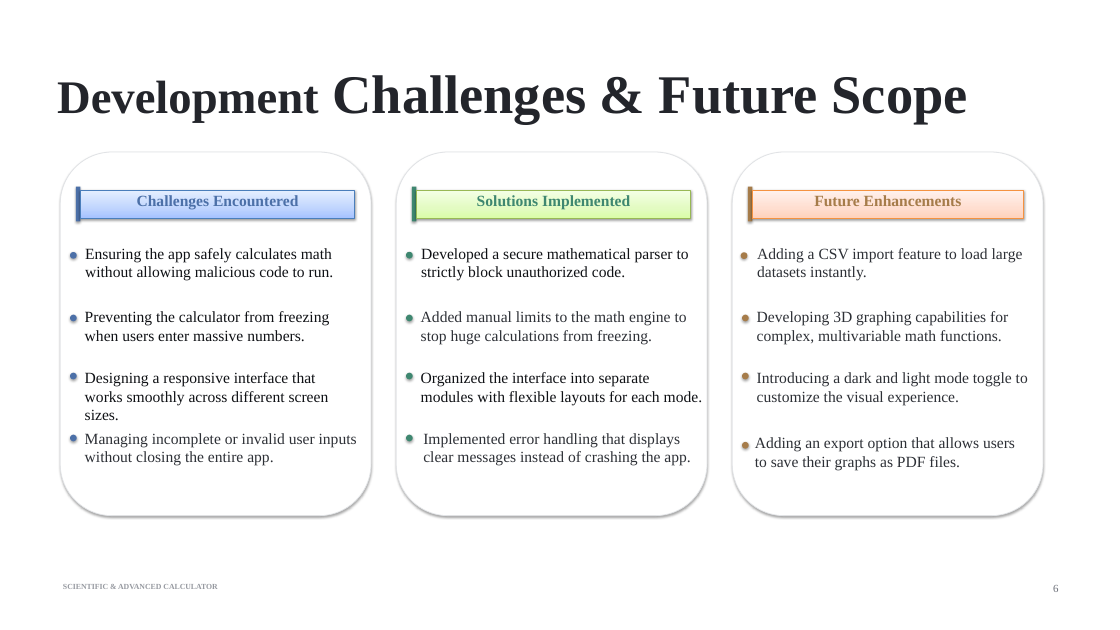
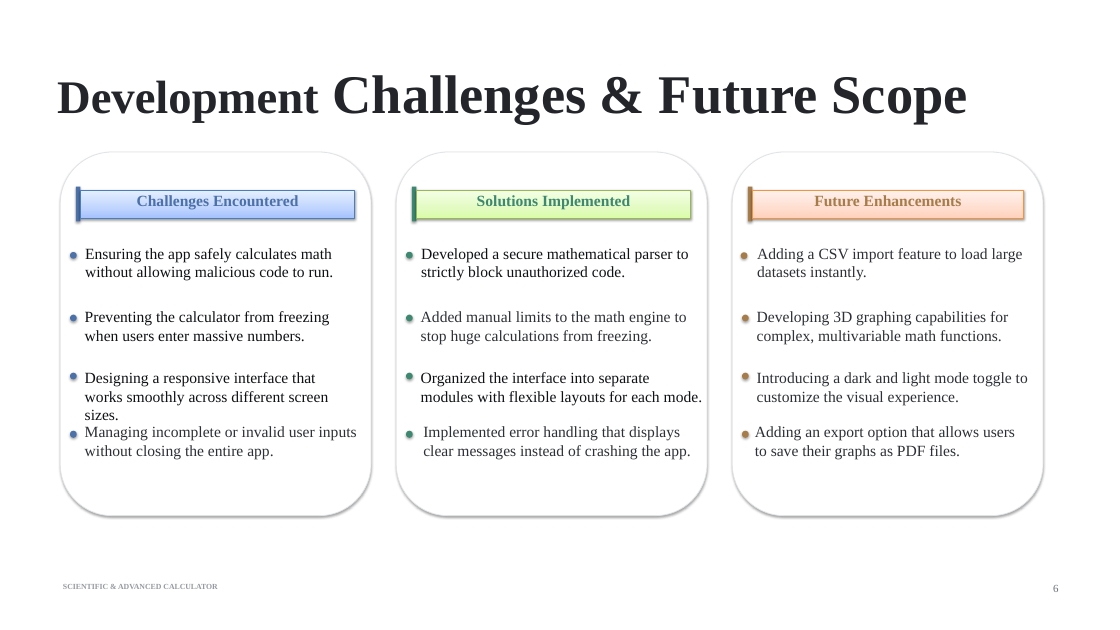
Before and after one commit to Aditi020/Numera, a slide deck: slide 6 of docs/Calculator.pptx. Drawn at 1120x630 pixels with LibreOffice and Linux fonts; fonts in the diff are those of the drawing. Boxes give left, top, right and bottom in pixels: in the first picture for what was removed or moved away, otherwise in the second. Text is boxed around its words. In the diff, an @@ line names an element or a change of style, - is before the commit and + after.

Commit message:
Updating Presentation

```diff
--- a/docs/Calculator.pptx
+++ b/docs/Calculator.pptx
@@ 2 texts, 2 ellipses: place and size @@
-2 texts, 2 ellipses at (70,433,690,466)
+2 texts, 2 ellipses at (70,426,690,460)
@@ ellipse: place and size @@
-ellipse at (742,442,749,449)
+ellipse at (742,431,749,438)
@@ text "Adding an export option that ...": place and size @@
-text "Adding an export option that ..." at (755,437,1015,471)
+text "Adding an export option that ..." at (755,426,1015,460)
```
Also in this commit, not shown: 1 other file.
